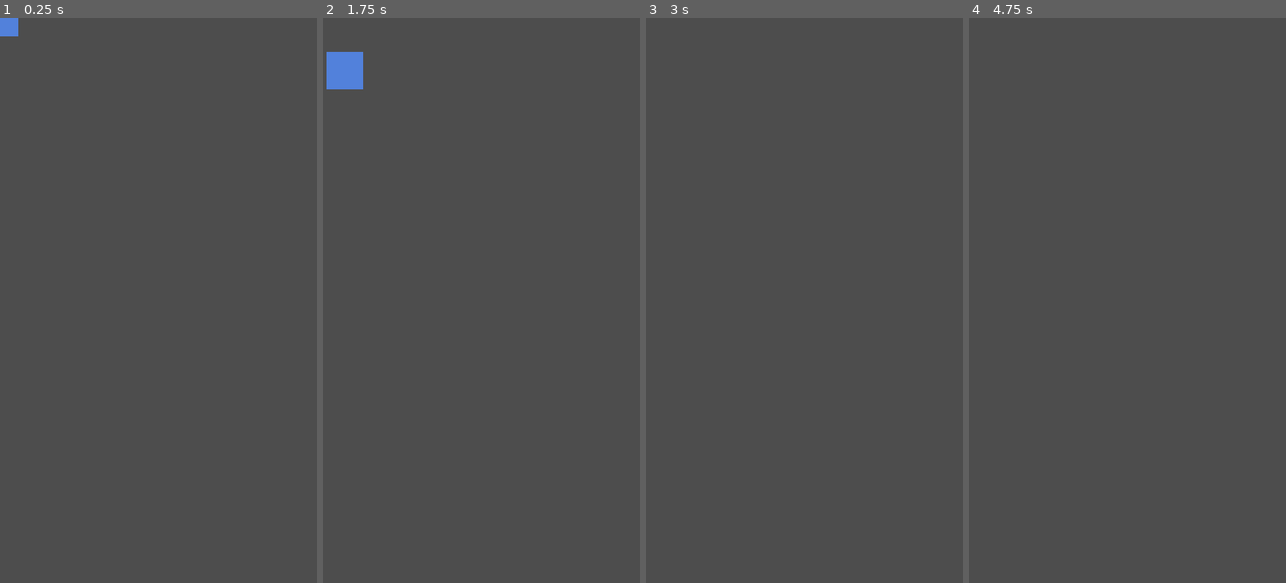
Above: before the commit, frames 1-4 (left to right).
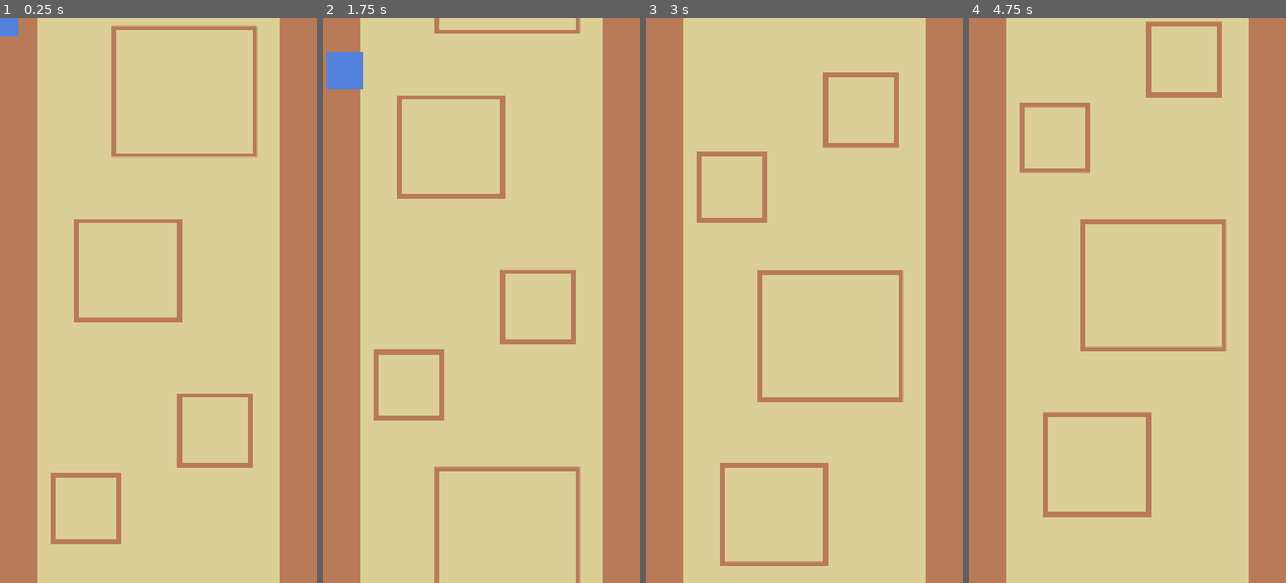
Above: after the commit, the same moments.

Repository: cormacoshaughnessey-maker/PanthersArcade
Game: Godot game, scene res://Scenes/game.tscn
Two runs of this game, one before a commit and one after it. Both use one fixed random seed, a clock stepped at 60 frames per second and the inputs below.
Inputs:
- Up to frame 1 (0.25 s): no input
- Up to frame 2 (1.75 s): hold Right (right) 0.53-1.28 s; hold Space (rewind) 0.53-1.28 s; hold Down (down) from 1.28 s (still down); tap Space (rewind) at 1.35 s
- Up to frame 3 (3 s): release Down (down) at 2.03 s; hold Right (right) 2.03-2.78 s; hold Space (rewind) 2.03-2.78 s; hold Up (up) from 2.78 s (still down); tap Space (rewind) at 2.85 s
- Up to frame 4 (4.75 s): release Up (up) at 3.53 s; hold Space (rewind) 3.53-4.28 s; hold Left (left) from 3.53 s (still down); tap Space (rewind) at 4.35 s

The runs differ from the first frame. In frame 1, 100% of the frame differs, in the area x 0-100%, y 0-100%; in frame 2, 99%; in frame 3, 100%; in frame 4, 100%.

Commit message:
Scrolling Background
Added a scrolling background with a placeholder texture

Diff:
--- /dev/null
+++ b/panthers-arcade-game/Scenes/background.tscn
@@ -0,0 +1,17 @@
+[gd_scene format=3 uid="uid://clsccskxsea5v"]
+
+[ext_resource type="Texture2D" uid="uid://dwt3c0n8v71ly" path="res://Sprites/Placeholder_Background.png" id="1_sn1xx"]
+
+[node name="Background" type="Node2D" unique_id=1810696300]
+
+[node name="Parallax2D" type="Parallax2D" parent="." unique_id=1446974400]
+scroll_scale = Vector2(0, 1)
+scroll_offset = Vector2(540, 0)
+repeat_size = Vector2(0, 1920)
+autoscroll = Vector2(0, 1000)
+repeat_times = 2
+ignore_camera_scroll = true
+screen_offset = Vector2(0, 1920)
+
+[node name="Sprite2D" type="Sprite2D" parent="Parallax2D" unique_id=393469770]
+texture = ExtResource("1_sn1xx")
--- a/panthers-arcade-game/Scenes/game.tscn
+++ b/panthers-arcade-game/Scenes/game.tscn
@@ -2,9 +2,13 @@
 
 [ext_resource type="Script" uid="uid://ckublskq5hvs" path="res://Scripts/game.gd" id="1_ebmjs"]
 [ext_resource type="PackedScene" uid="uid://ca1svep8rjsyl" path="res://Scenes/player.tscn" id="2_qxrlw"]
+[ext_resource type="PackedScene" uid="uid://clsccskxsea5v" path="res://Scenes/background.tscn" id="2_wrm1d"]
 
 [node name="Game" type="Node2D" unique_id=841809389]
 script = ExtResource("1_ebmjs")
+
+[node name="Background" parent="." unique_id=1810696300 instance=ExtResource("2_wrm1d")]
+z_index = -1
 
 [node name="Player" parent="." unique_id=103552615 instance=ExtResource("2_qxrlw")]
 z_index = 1
Binary file added: panthers-arcade-game/Sprites/Placeholder_Background.png
Not shown, added: panthers-arcade-game/Sprites/Placeholder_Background.png.import
